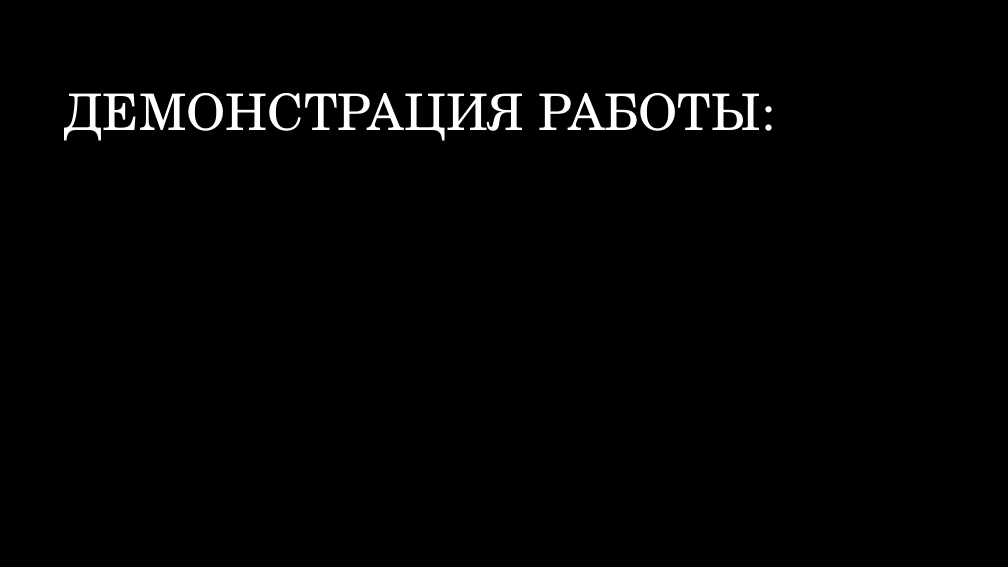
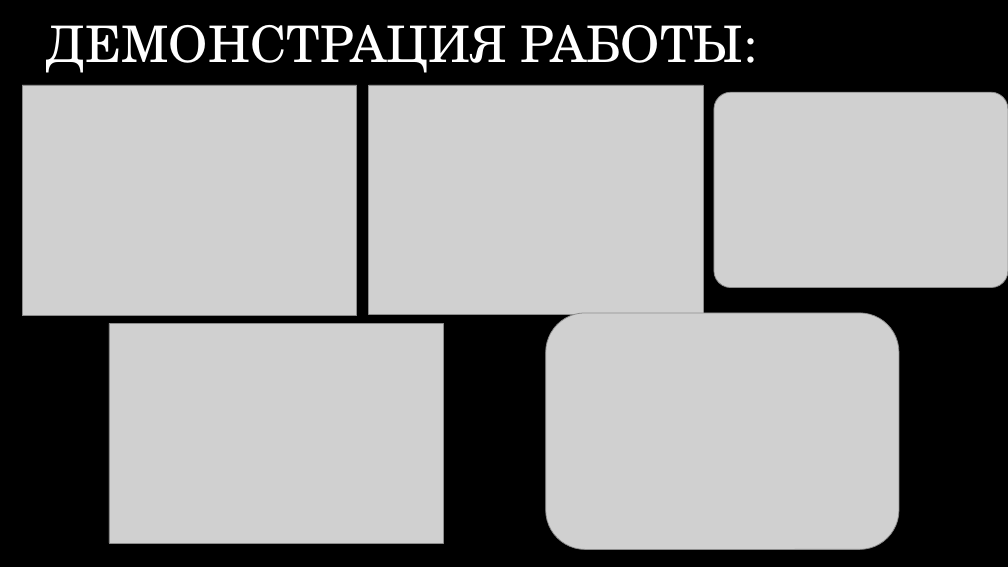
Before and after one commit to msrgoooo/Puzzle_platformer, a slide deck: slide 5 of Платформер с головоломкой.pptx. Drawn at 1008x567 pixels with LibreOffice and Linux fonts; fonts in the diff are those of the drawing; grey boxes stand for pictures; background and template pictures are left out. Boxes give left, top, right and bottom in pixels: in the first picture for what was removed or moved away, otherwise in the second. Text is boxed around its words. In the diff, an @@ line names an element or a change of style, - is before the commit and + after.

```diff
--- a/Платформер с головоломкой.pptx
+++ b/Платформер с головоломкой.pptx
@@ title "ДЕМОНСТРАЦИЯ РАБОТЫ:": place and size @@
-title "ДЕМОНСТРАЦИЯ РАБОТЫ:" at [64,93,761,141]
+title "ДЕМОНСТРАЦИЯ РАБОТЫ:" at [47,25,744,73]
@@ picture added at [22,85,356,315] @@
@@ picture added at [369,85,703,314] @@
@@ picture added at [714,92,1008,287] @@
@@ picture added at [109,324,443,544] @@
@@ picture added at [546,313,899,550] @@
```
